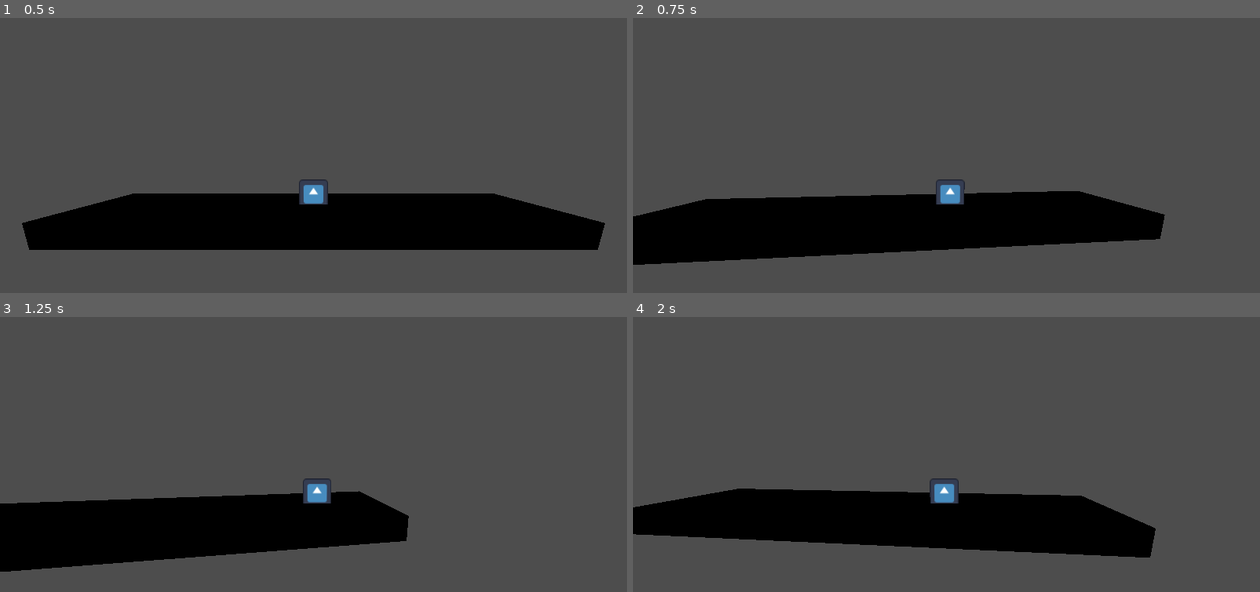
Above: before the commit, frames 1-4 (two rows, left to right).
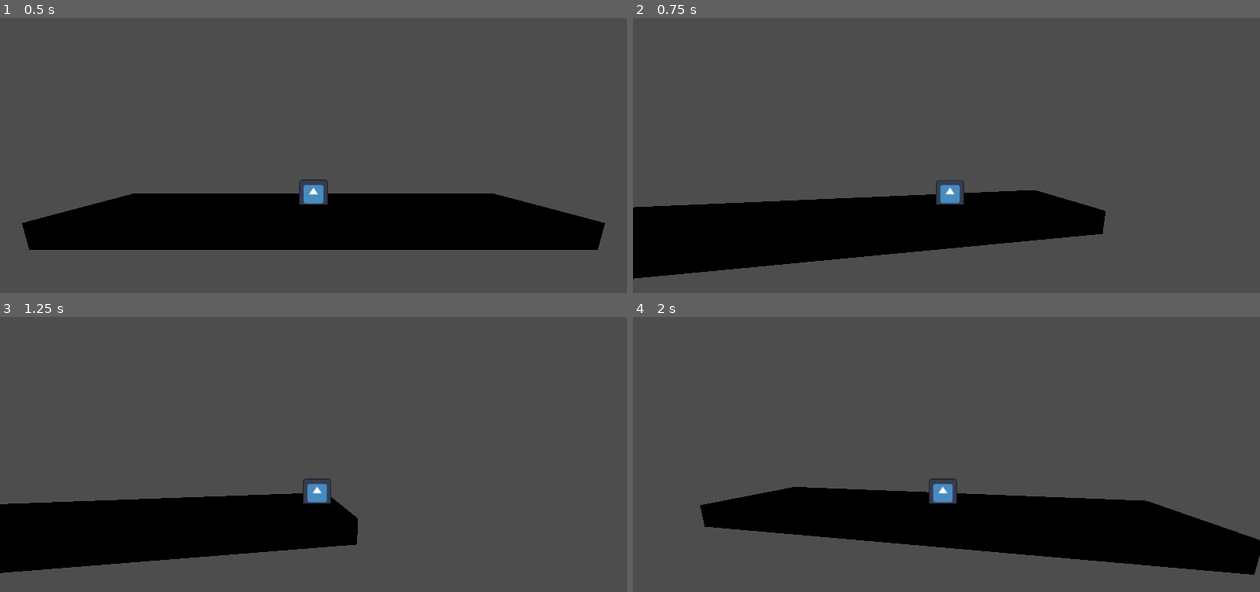
Above: after the commit, the same moments.

Repository: CahyoAditya/Task-and-Slash
Game: Godot game, scene res://Scenes/World.tscn
Two runs of this game, one before a commit and one after it. Both use one fixed random seed, a clock stepped at 60 frames per second and the inputs below. This scene is started directly instead of the project's main scene. The engine's default icon, where the game draws it, is replaced by a stand-in: a white triangle on a blue panel in a dark square.
Inputs:
- Up to frame 1 (0.5 s): no input
- Up to frame 2 (0.75 s): tap Enter (ui_accept) at 0.5 s; hold Right (ui_right) from 0.53 s (still down); hold Shift (sprint) from 0.53 s (still down)
- Up to frame 3 (1.25 s): keep holding Right (ui_right); keep holding Shift (sprint); tap Enter (ui_accept) at 0.77, 0.8, 1.07 s
- Up to frame 4 (2 s): release Right (ui_right) at 1.28 s; release Shift (sprint) at 1.28 s; hold Left (ui_left) from 1.28 s (still down); tap Enter (ui_accept) at 1.35, 1.52, 1.82 s; tap Shift (sprint) at 1.55 s

Frame 1 is identical in both runs. In frame 2, 3.7% of the frame differs, in the area x 0-85%, y 58-95%; in frame 3, 1.5%; in frame 4, 6.8%, in the area x 0-100%, y 58-94%.

Commit message:
implement dash and run state machine for player movement
- Add GameState enum (WALK, DASH, RUN) to manage player states
- Replace hold-to-run with a single-press dash that transitions into a run
- Lock Z-axis position and velocity for strict 2.5D side-scrolling
- Implement horizontal sprite flipping based on movement direction
- Add timer-based transition from run back to walk state

Diff:
--- a/Scenes/Cafe.tscn
+++ b/Scenes/Cafe.tscn
@@ -19,6 +19,7 @@
 [node name="Player" type="Sprite3D" parent="."]
 transform = Transform3D(1, 0, 0, 0, 1, 0, 0, 0, 1, 0, 2, 0)
 material_override = SubResource("StandardMaterial3D_1tv80")
+billboard = 2
 texture = ExtResource("1_1tv80")
 
 [node name="PhaseTimer" type="Timer" parent="."]
--- a/Scenes/player.tscn
+++ b/Scenes/player.tscn
@@ -14,3 +14,9 @@
 
 [node name="CollisionShape3D" type="CollisionShape3D" parent="."]
 shape = SubResource("BoxShape3D_v0iea")
+
+[node name="RunTimer" type="Timer" parent="."]
+wait_time = 0.5
+one_shot = true
+
+[connection signal="timeout" from="RunTimer" to="." method="_on_run_timer_timeout"]
--- a/Scripts/player.gd
+++ b/Scripts/player.gd
@@ -1,18 +1,52 @@
 extends CharacterBody3D
 
+enum GameState {
+	WALK,
+	DASH,
+	RUN
+}
+
 @export var speed: float = 6.0
-@export var run_speed: float = 10.0
-@export var jump_velocity: float = 5
+#@export var jump_velocity: float = 5.0
+@export var transition: float = 0.5
 
 # Gravity default of godot
 var gravity: float = ProjectSettings.get_setting("physics/3d/default_gravity")
+var current_state: GameState = GameState.WALK
 
 @onready var sprite: Sprite3D = $Sprite3D
+@onready var run_timer: Timer = $RunTimer
+
+func _ready() -> void:
+	run_timer.timeout.connect(_on_run_timer_timeout)
+	change_state(GameState.WALK)
+
+# State machine handler
+func change_state(new_state: GameState) -> void:
+	current_state = new_state
+
+	match current_state:
+		GameState.WALK:
+			print("WALK")
+			speed = 6.0
+		GameState.DASH:
+			print("DASH")
+			speed = 30.0
+		GameState.RUN:
+			print("RUN")
+			speed = 10.0
+
 
 func _physics_process(delta: float) -> void:
 	## If you want jump mechanics
 	#if Input.is_action_just_pressed("ui_accept") and is_on_floor():
 		#velocity.y = jump_velocity
+
+	# Dash & Run state
+	if Input.is_action_just_pressed("sprint"):
+		change_state(GameState.DASH)
+		await get_tree().create_timer(0.1).timeout
+		change_state(GameState.RUN)
 
 	if not is_on_floor():
 		velocity.y -= gravity * delta * 2
@@ -20,9 +54,10 @@
 	# Movement handler
 	var direction := Input.get_axis("ui_left", "ui_right")
 	if direction:
-		# Next task: change this shit to state machine, once for dash and then run
-		velocity.x = (direction * run_speed) if Input.is_action_pressed("sprint") else (direction * speed)
+		# Timer for Run to Walk transition
+		run_timer.start(transition)
 
+		velocity.x = direction * speed
 		sprite.flip_h = direction < 0
 	else:
 		velocity.x = move_toward(velocity.x, 0, speed)
@@ -32,3 +67,7 @@
 	transform.origin.z = 0
 
 	move_and_slide()
+
+
+func _on_run_timer_timeout() -> void:
+	change_state(GameState.WALK)
Not shown, added: .DS_Store
